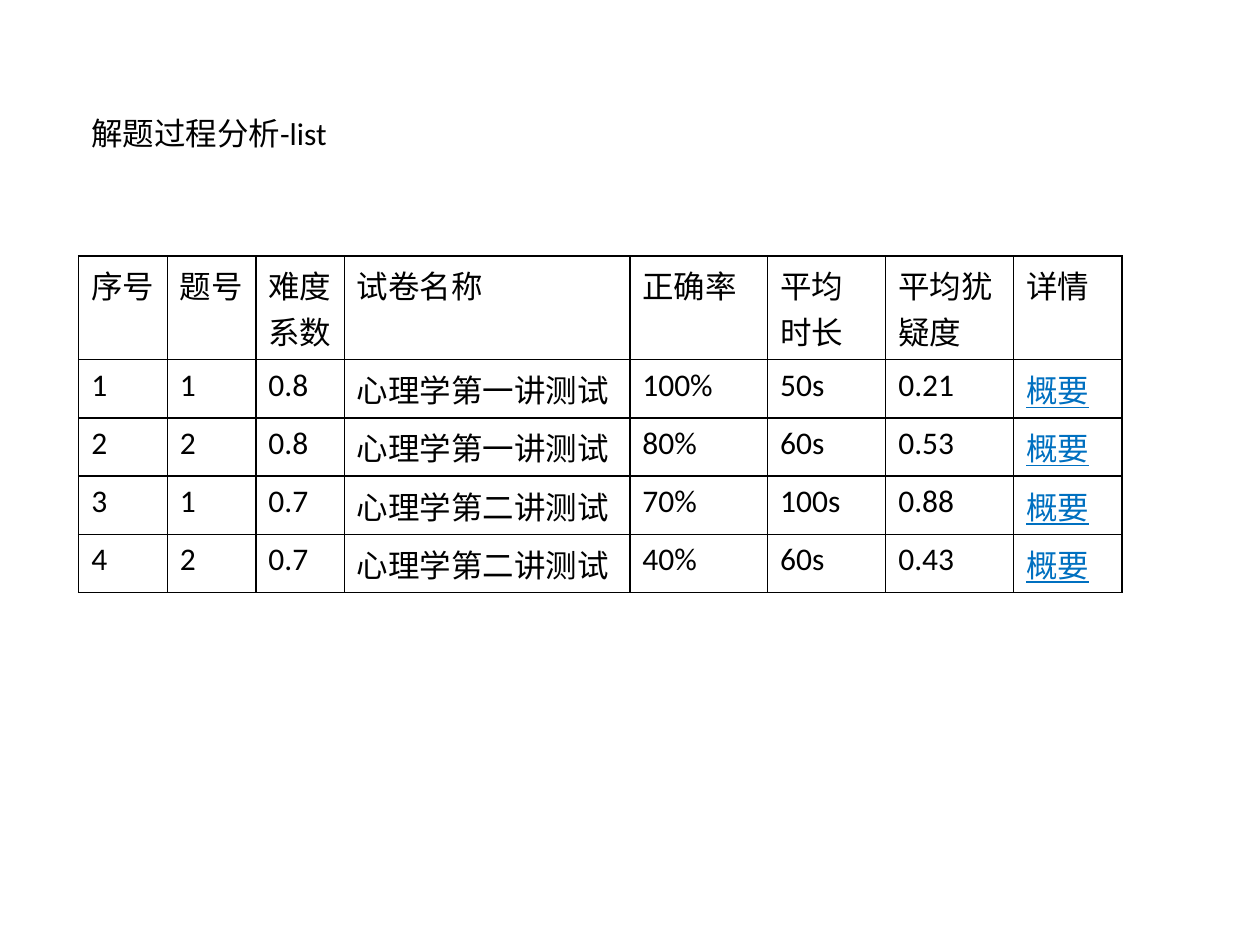
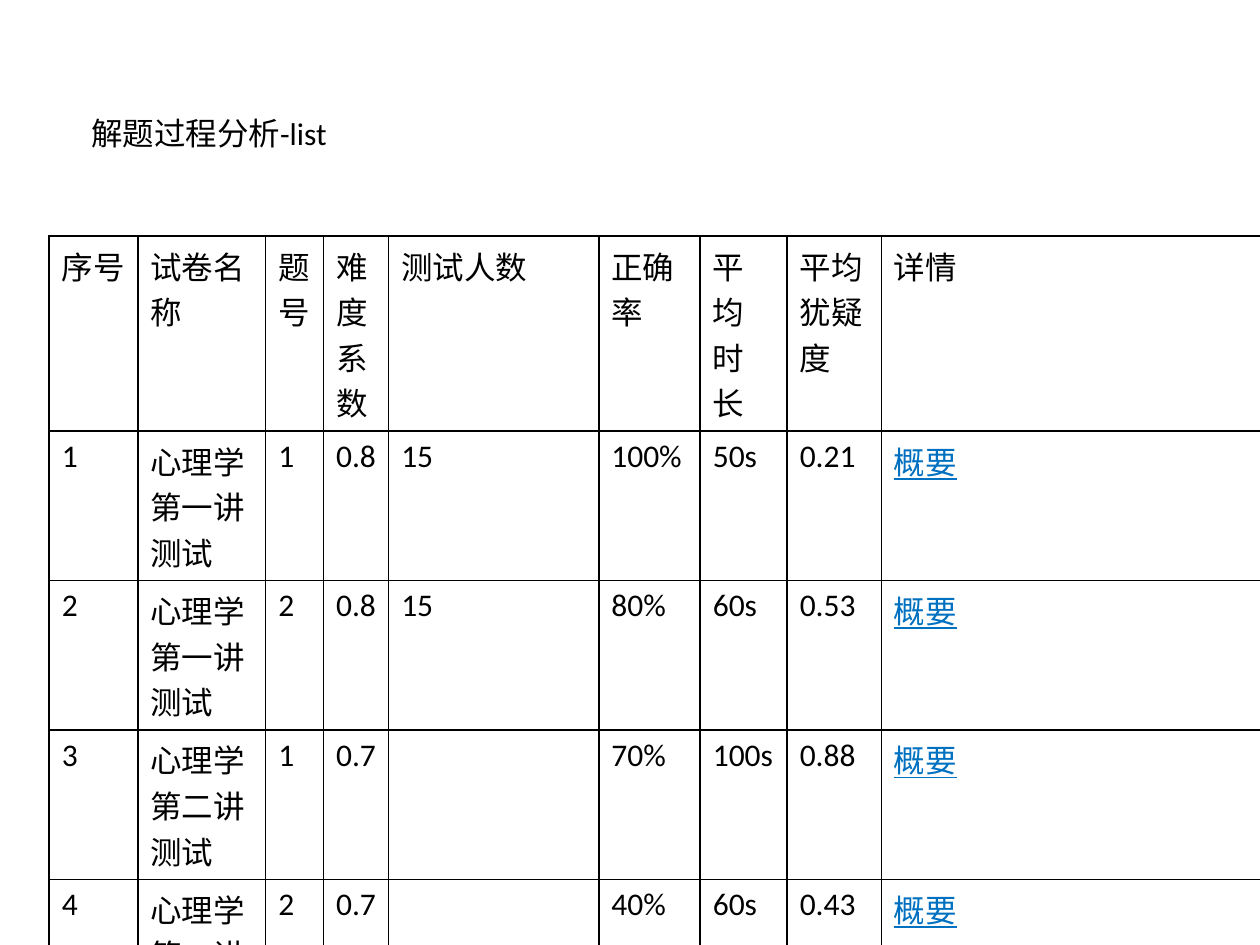
Before and after one commit to fanzijian/thinkphp5, a slide deck: slide 7 of 云评估-界面内容设计.pptx. Drawn at 1260x945 pixels with LibreOffice and Linux fonts; fonts in the diff are those of the drawing. Boxes give left, top, right and bottom in pixels: in the first picture for what was removed or moved away, otherwise in the second. Text is boxed around its words. In the diff, an @@ line names an element or a change of style, - is before the commit and + after.

```diff
--- a/云评估-界面内容设计.pptx
+++ b/云评估-界面内容设计.pptx
@@ table at [49, 236, 1260, 932] @@
+column 2: 试卷名称 | 心理学第一讲测试 | 心理学第一讲测试 | 心理学第二讲测试 | 心理学第二讲测试
-column 4: 试卷名称 | 心理学第一讲测试 | 心理学第一讲测试 | 心理学第二讲测试 | 心理学第二讲测试
+column 5: 测试人数 | 15 | 15 |  | 
@@ table: place and size @@
-table at [78, 256, 1121, 587]
+table at [49, 236, 1260, 932]
```
Also in this commit, not shown: 8 other slides changed.
